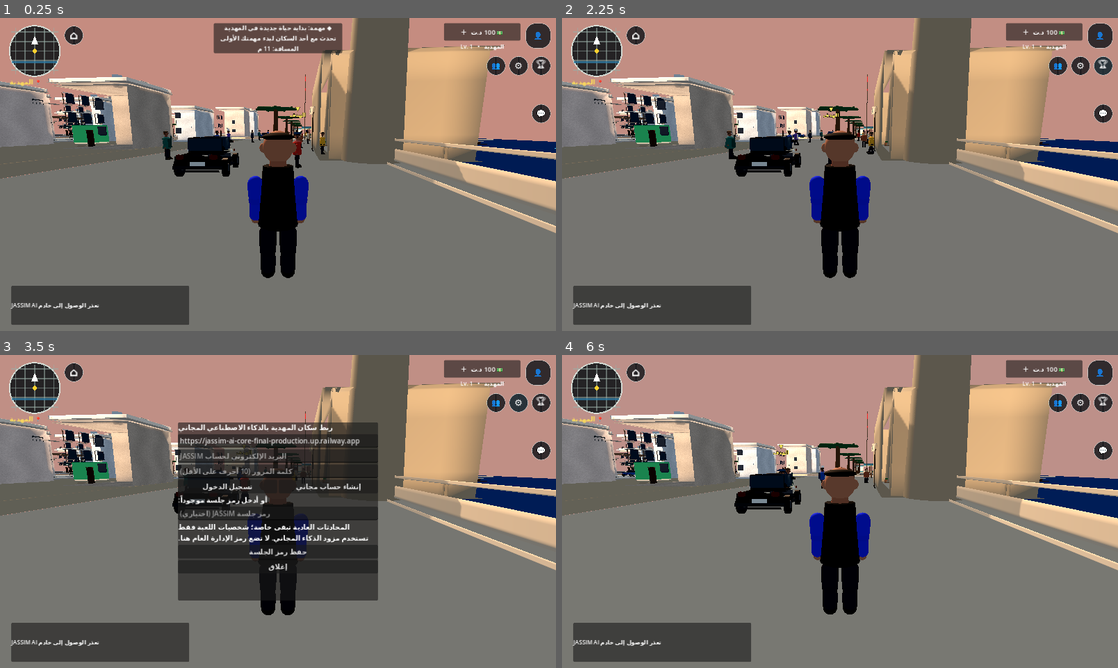
Above: before the commit, frames 1-4 (two rows, left to right).
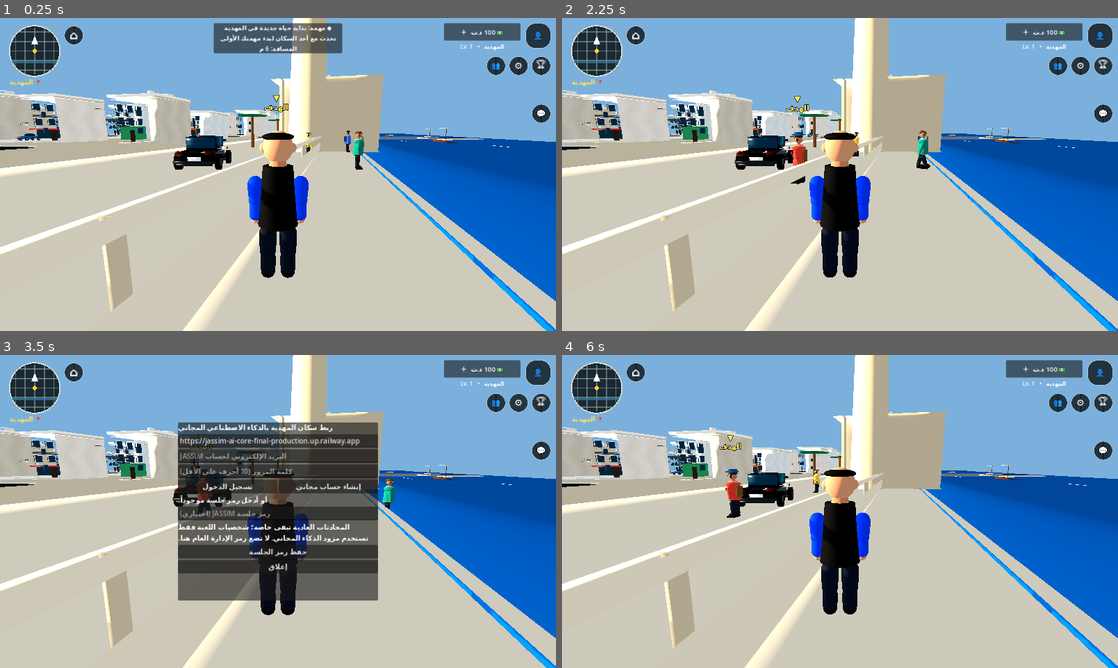
Above: after the commit, the same moments.

Repository: stevennpllk-crypto/REAL-LIFE-MAHDIA
Game: Godot game, scene res://scenes/Main.tscn
Same seed, same stepped clock (60 frames per second), same inputs: the game is played once before the commit and once after it.
Inputs (mouse positions are in pixels of both pictures, inside the frame that each line leads up to):
- Up to frame 1 (0.25 s): no input
- Up to frame 2 (2.25 s): click "⌂" at 0.5 s; click "👤" at 1.25 s; click "🏆" at 2 s
- Up to frame 3 (3.5 s): click "⚙" at 2.75 s
- Up to frame 4 (6 s): click (840, 455) at 3.52 s; type "12" at 3.6 s; click (840, 470) at 3.75 s; type "12" at 3.83 s; click (840, 514) at 3.98 s; type "12" at 4.07 s; click "تسجيل الدخول" at 4.25 s; click "إنشاء حساب مجاني" at 5 s; click "حفظ رمز الجلسة" at 5.75 s

The runs differ from the first frame. In frame 1, 95% of the frame differs, in the area x 0-100%, y 0-100%; in frame 2, 95%; in frame 3, 85%; in frame 4, 95%.

Commit message:
Align player model and sunny waterfront opening scene

Diff:
--- a/scripts/main.gd
+++ b/scripts/main.gd
@@ -49,9 +49,9 @@
 var level_label: Label
 var chat_row: HBoxContainer
 var mission_hud_panel: PanelContainer
-const START_PLAYER_POSITION := Vector3(60.0, 0.03, -49.0)
-const START_PLAYER_ROTATION := PI * 0.5 + 0.10
-const START_VEHICLE_POSITION := Vector3(52.0, 0.1, -45.0)
+const START_PLAYER_POSITION := Vector3(68.0, 0.03, -56.0)
+const START_PLAYER_ROTATION := PI * 0.5 + 0.22
+const START_VEHICLE_POSITION := Vector3(59.0, 0.1, -50.0)
 const AUTOSAVE_INTERVAL := 12.0
 const WORLD_SAVE_KEY := "mahdia_world"
 
@@ -577,12 +577,12 @@
 		"يوسف", "سارة", "حاتم", "نجلاء", "وليد", "ريم"
 	]
 	var sidewalk_positions := [
-		Vector3(49.0, 0, -49.0), Vector3(46.0, 0, -39.5),
-		Vector3(41.0, 0, -51.0), Vector3(38.0, 0, -40.5),
-		Vector3(33.0, 0, -49.0), Vector3(29.0, 0, -39.0),
-		Vector3(24.0, 0, -50.0), Vector3(20.0, 0, -40.5),
-		Vector3(14.0, 0, -49.0), Vector3(10.0, 0, -40.0),
-		Vector3(4.0, 0, -50.0), Vector3(0.0, 0, -40.5)
+		Vector3(62.0, 0, -54.6), Vector3(57.0, 0, -58.0),
+		Vector3(51.0, 0, -54.7), Vector3(46.0, 0, -58.0),
+		Vector3(40.0, 0, -54.6), Vector3(35.0, 0, -58.0),
+		Vector3(29.0, 0, -54.7), Vector3(24.0, 0, -58.0),
+		Vector3(18.0, 0, -54.6), Vector3(13.0, 0, -58.0),
+		Vector3(7.0, 0, -54.7), Vector3(2.0, 0, -58.0)
 	]
 	var resident_budget: int = sidewalk_positions.size()
 	for i in range(mini(sidewalk_positions.size(), resident_budget)):
@@ -696,9 +696,9 @@
 	message_panel.anchor_bottom = 1.0
 	message_panel.offset_left = 0
 	message_panel.offset_right = 0
-	message_panel.offset_top = -104
-	message_panel.offset_bottom = -14
-	message_panel.custom_minimum_size = Vector2(250, 84)
+	message_panel.offset_top = -274
+	message_panel.offset_bottom = -208
+	message_panel.custom_minimum_size = Vector2(250, 62)
 	layer.add_child(message_panel)
 	var message_label := Label.new()
 	message_label.name = "LifeMessage"
@@ -707,7 +707,12 @@
 	message_label.autowrap_mode = TextServer.AUTOWRAP_WORD_SMART
 	message_label.add_theme_font_size_override("font_size", 13)
 	message_panel.add_child(message_label)
-	life_manager.message_changed.connect(func(value: String): message_label.text = value)
+	message_panel.visible = false
+	life_manager.message_changed.connect(func(value: String):
+		message_label.text = value
+		var technical_status := value.contains("JASSIM AI") or value.contains("خادم") or value.contains("جارٍ الفحص")
+		message_panel.visible = not technical_status
+	)
 
 	# Lightweight chat input for the currently selected resident.
 	chat_row = HBoxContainer.new()
--- a/scripts/player.gd
+++ b/scripts/player.gd
@@ -92,7 +92,12 @@
 	var model_instance := packed_model.instantiate()
 	model_instance.name = "ImportedPlayerHuman"
 	visual_root.add_child(model_instance)
-	visual_root.scale = Vector3.ONE * 0.94
+	# The supplied Biped GLB uses +Z as its visual forward direction, while
+	# CharacterBody3D and the follow camera use -Z. Turn the mesh only, not the
+	# controller, so the initial camera sees the player's back and movement stays correct.
+	model_instance.rotation.y = PI
+	_fit_imported_player_model(model_instance)
+	visual_root.scale = Vector3.ONE
 	var skeleton_nodes := model_instance.find_children("*", "Skeleton3D", true, false)
 	if not skeleton_nodes.is_empty():
 		imported_player_skeleton = skeleton_nodes[0] as Skeleton3D
@@ -104,6 +109,43 @@
 			rig_names.append(imported_player_skeleton.get_bone_name(bone_index))
 	print("MAHDIA_PLAYER_IMPORTED=1 mapped_bones=", imported_player_bones.size(), " bone_names=", rig_names)
 	return true
+
+
+func _fit_imported_player_model(model_instance: Node3D) -> void:
+	# Imported character GLBs can use different authoring origins and scales.
+	# Fit their complete visible mesh bounds to the existing 1.78 m capsule,
+	# then put the bottom of the feet exactly on the world floor.
+	var mesh_nodes := model_instance.find_children("*", "MeshInstance3D", true, false)
+	var model_bounds := AABB()
+	var has_bounds := false
+	var inverse_root := model_instance.global_transform.affine_inverse()
+	for node in mesh_nodes:
+		var mesh_instance := node as MeshInstance3D
+		if mesh_instance == null or mesh_instance.mesh == null:
+			continue
+		var local_bounds := mesh_instance.get_aabb()
+		if local_bounds.size.length_squared() < 0.0001:
+			continue
+		var relative_transform := inverse_root * mesh_instance.global_transform
+		for corner_index in range(8):
+			var corner := local_bounds.position + Vector3(
+				local_bounds.size.x if (corner_index & 1) != 0 else 0.0,
+				local_bounds.size.y if (corner_index & 2) != 0 else 0.0,
+				local_bounds.size.z if (corner_index & 4) != 0 else 0.0
+			)
+			var point_in_model := relative_transform * corner
+			if not has_bounds:
+				model_bounds = AABB(point_in_model, Vector3.ZERO)
+				has_bounds = true
+			else:
+				model_bounds = model_bounds.expand(point_in_model)
+	if not has_bounds or model_bounds.size.y < 0.1:
+		push_warning("Imported player model has no usable mesh bounds; using source scale")
+		return
+	var fit_scale := 1.78 / model_bounds.size.y
+	model_instance.scale = model_instance.scale * fit_scale
+	model_instance.position.y -= model_bounds.position.y * fit_scale
+	print("MAHDIA_PLAYER_FIT height=", model_bounds.size.y, " scale=", fit_scale, " offset_y=", model_instance.position.y)
 
 
 func _cache_imported_player_bones() -> void:
--- a/scripts/world_systems.gd
+++ b/scripts/world_systems.gd
@@ -1,7 +1,7 @@
 extends Node
 class_name MahdiaWorldSystems
 
-var hour := 8.0
+var hour := 13.0
 var weather := "مشمس"
 var sun: DirectionalLight3D
 var environment: Environment
